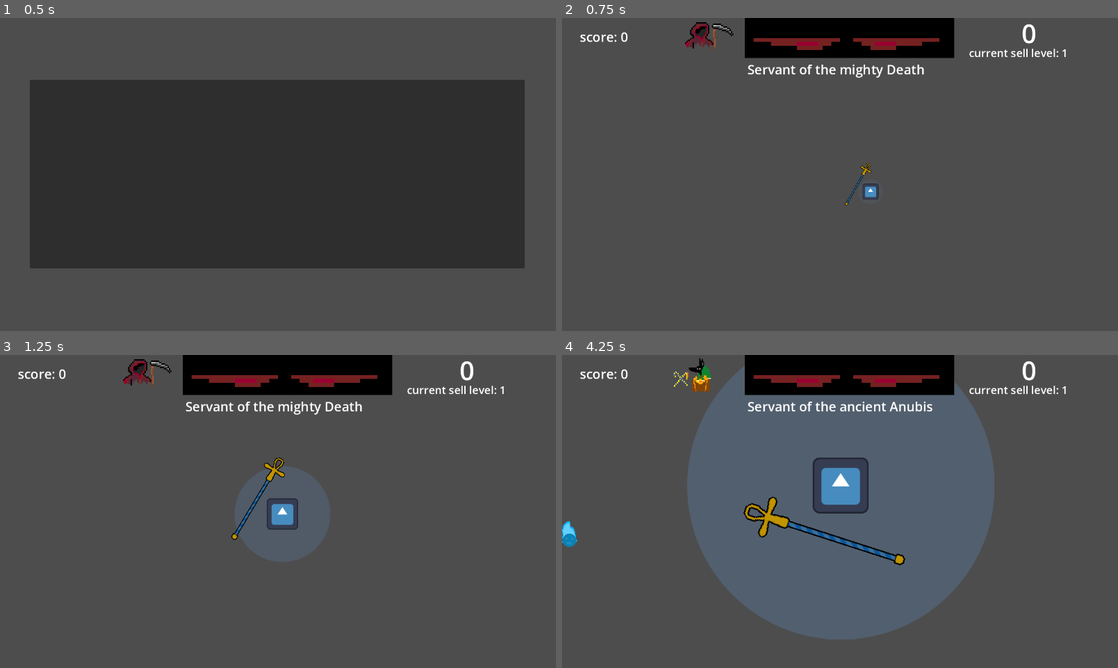
Above: before the commit, frames 1-4 (two rows, left to right).
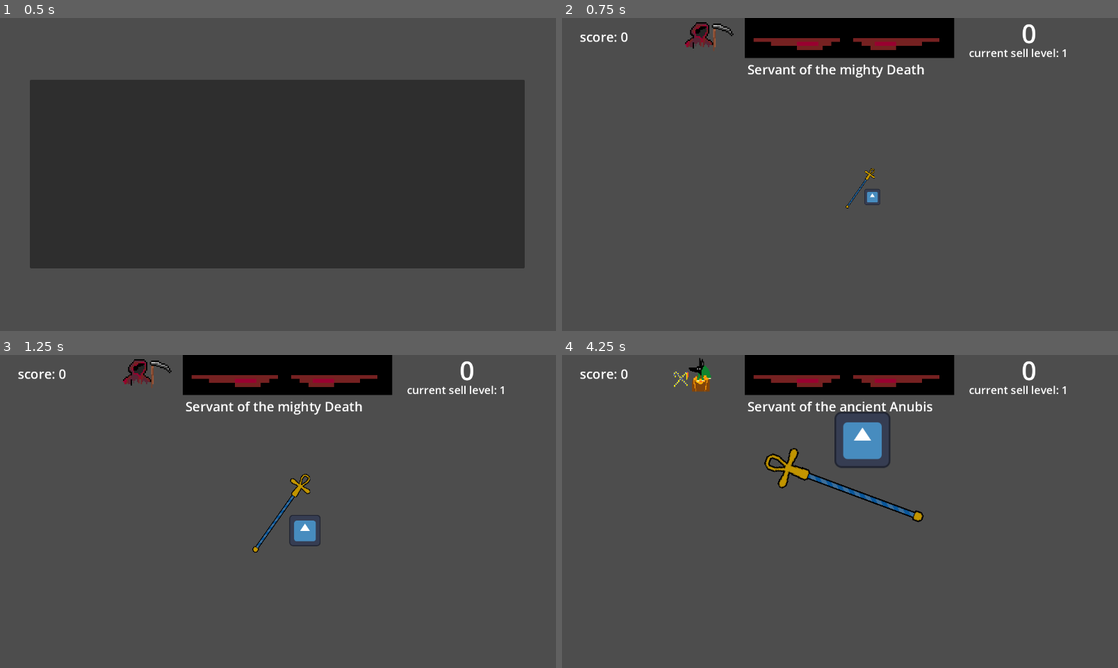
Above: after the commit, the same moments.

Repository: dkristia/Soul-Harvester
Game: Godot game, scene res://Scenes/StartManu/Menu.tscn
The game is run twice, just before and just after one commit, with the same random seed, the same clock (stepped at 60 frames per second) and the same inputs. The engine's default icon, where the game draws it, is replaced by a stand-in: a white triangle on a blue panel in a dark square.
Inputs (mouse positions are in pixels of both pictures, inside the frame that each line leads up to):
- Up to frame 1 (0.5 s): no input
- Up to frame 2 (0.75 s): click (840, 174) at 0.5 s
- Up to frame 3 (1.25 s): no input
- Up to frame 4 (4.25 s): tap Enter (ui_accept) at 1.25, 1.52, 1.82, 2.27, 2.3, 2.57, 2.85, 3.77, 4.07 s; move the mouse to (962, 495) at 1.27 s; hold D (right) 1.28-2.03 s; hold R (sell) 1.28-2.03 s; tap 2 (Anubis) at 1.35, 3.05, 3.6 s; move the mouse to (728, 527) at 2.02 s; hold S (down) 2.03-2.78 s; tap R (sell) at 2.1, 3.8 s; move the mouse to (895, 442) at 2.77 s; hold D (right) 2.78-3.53 s; move the mouse to (812, 574) at 3.52 s; hold W (up) from 3.53 s (still down)

Frame 1 is identical in both runs. In frame 2, 0.3% of the frame differs, in the area x 50-58%, y 46-61%; in frame 3, 4.0%; in frame 4, 36%, in the area x 0-78%, y 3-91%.

Commit message:
add ability for anubis

Diff:
--- a/Objects/Player/PickupRadius.gd
+++ b/Objects/Player/PickupRadius.gd
@@ -3,22 +3,23 @@
 var mode = 1
 @onready var sprite = $Radius
 @onready var _radius = preload("res://Objects/Player/radius.tscn")
+@onready var global = $"/root/Global"
+
+@export var activated = false
 
 func _process(delta):
-	sprite.modulate.a += 0.1 * delta * mode * 4
-	sprite.scale += Vector2(0.2, 0.2) * delta * 4
+	if activated:
+		sprite.modulate.a += 0.4 * delta * mode
+		sprite.scale += Vector2(0.8, 0.8) * delta
 
-	if sprite.scale > Vector2(0.65, 0.65):
-		sprite.scale = Vector2(0.65, 0.65)
+		if sprite.scale > Vector2(0.325, 0.325):
+			sprite.scale = Vector2(0.325, 0.325)
 
-	if sprite.modulate.a >= 0.2:
-		mode = -1
-	elif sprite.modulate.a <= 0:
-		sprite.queue_free()
-		var newsprite = _radius.instantiate()
-		add_child(newsprite)
-		sprite = newsprite
-		mode = 1
-
-	if Input.is_action_just_pressed("ui_accept"):
-		scale += Vector2(0.1, 0.1)
+		if sprite.modulate.a >= 0.2:
+			mode = -1
+		elif sprite.modulate.a <= 0:
+			mode = 1
+			sprite.modulate.a = 0
+			sprite.scale = Vector2(0, 0)
+			global.ability_radius_multiplier = 1
+			activated = false
--- /dev/null
+++ b/Objects/Player/Staff.gd
@@ -0,0 +1,16 @@
+extends Node2D
+
+
+func _process(_delta):
+	look_at(get_global_mouse_position())
+
+	if rotation_degrees >= 270:
+		rotation_degrees -= 360
+	elif rotation_degrees <= -270:
+		rotation_degrees += 360
+
+
+	if 90 > rotation_degrees and rotation_degrees > -90:
+		scale.y = abs(scale.y)
+	else:
+		scale.y = -abs(scale.y)
--- a/Objects/Player/camera.gd
+++ b/Objects/Player/camera.gd
@@ -1,6 +1,8 @@
 extends Camera2D
 
 var starting = true
+
+var interpolate_val = 1
 
 func _ready():
 	zoom = Vector2(0.01, 0.01)
--- a/Objects/Player/player.gd
+++ b/Objects/Player/player.gd
@@ -1,7 +1,8 @@
 extends CharacterBody2D
 
-@export var speed = 20
 @onready var global = $"/root/Global"
+
+var default_radius = Vector2(1, 1)
 
 func _ready():
 	var spawnpos = get_viewport().get_visible_rect().size/2
@@ -11,25 +12,14 @@
 func _physics_process(delta):
 	var directions = get_directions()
 
-	$Staff.look_at(get_global_mouse_position())
+	$PickupRadius.scale = default_radius * global.radius
 
-	if $Staff.rotation_degrees >= 270:
-		$Staff.rotation_degrees -= 360
-	elif $Staff.rotation_degrees <= -270:
-		$Staff.rotation_degrees += 360
+	if Input.is_action_just_pressed("main_ability"):
+		_anubis_main_ability() if global.AnubisMode else _death_main_ability()
 
-
-	if 90 > $Staff.rotation_degrees and $Staff.rotation_degrees > -90:
-		$Staff.scale.y = abs($Staff.scale.y)
-	else:
-		$Staff.scale.y = -abs($Staff.scale.y)
-
-	velocity = directions * speed * delta
+	velocity = directions * global.speed * delta
 
 	move_and_slide()
-
-
-
 
 func get_directions():
 	var directions = Vector2(
@@ -66,3 +56,11 @@
 		if global.souls == 5 * global.sLevel ** 2:
 			global.sLevel += 1
 		area.queue_free()
+
+func _anubis_main_ability():
+	if !$PickupRadius.activated:
+		global.ability_radius_multiplier = 10
+		$PickupRadius.activated = true
+
+func _death_main_ability():
+	print("DEATH")
--- a/Objects/Player/player.tscn
+++ b/Objects/Player/player.tscn
@@ -6,13 +6,11 @@
 [ext_resource type="PackedScene" uid="uid://dk18t2m2vlsbr" path="res://Objects/Player/radius.tscn" id="3_5jch1"]
 [ext_resource type="Script" path="res://Objects/Player/camera.gd" id="5_kan6u"]
 [ext_resource type="Texture2D" uid="uid://ddb3hpb72ns4w" path="res://Assets/staff.png" id="6_5c2id"]
+[ext_resource type="Script" path="res://Objects/Player/Staff.gd" id="6_5uqvr"]
 
 [sub_resource type="CircleShape2D" id="CircleShape2D_6qokj"]
 
 [sub_resource type="RectangleShape2D" id="RectangleShape2D_2eqvl"]
-
-[sub_resource type="CircleShape2D" id="CircleShape2D_dyyid"]
-radius = 83.1505
 
 [sub_resource type="SpriteFrames" id="SpriteFrames_id8y5"]
 animations = [{
@@ -25,37 +23,44 @@
 "speed": 5.0
 }]
 
+[sub_resource type="CircleShape2D" id="CircleShape2D_dyyid"]
+radius = 45.0444
+
 [node name="Player" type="CharacterBody2D"]
 motion_mode = 1
 script = ExtResource("1_jhjqj")
 
 [node name="PickupRadius" type="Area2D" parent="."]
+scale = Vector2(2, 2)
 script = ExtResource("2_k3vsl")
 
 [node name="Radius" parent="PickupRadius" instance=ExtResource("3_5jch1")]
 modulate = Color(1, 1, 1, 0)
+scale = Vector2(0.325, 0.325)
 
 [node name="Hitbox" type="CollisionShape2D" parent="PickupRadius"]
-scale = Vector2(20, 20)
+scale = Vector2(10, 10)
 shape = SubResource("CircleShape2D_6qokj")
 
 [node name="Hitbox" type="CollisionShape2D" parent="."]
 scale = Vector2(6.36, 6.36)
 shape = SubResource("RectangleShape2D_2eqvl")
 
+[node name="MainSprite" type="AnimatedSprite2D" parent="."]
+sprite_frames = SubResource("SpriteFrames_id8y5")
+
 [node name="InnerPickupRadius" type="Area2D" parent="."]
 
 [node name="CollisionShape2D" type="CollisionShape2D" parent="InnerPickupRadius"]
 shape = SubResource("CircleShape2D_dyyid")
 
-[node name="MainSprite" type="AnimatedSprite2D" parent="."]
-sprite_frames = SubResource("SpriteFrames_id8y5")
+[node name="Staff" type="Node2D" parent="."]
+script = ExtResource("6_5uqvr")
 
-[node name="Camera2D" type="Camera2D" parent="."]
+[node name="Camera2D" type="Camera2D" parent="Staff"]
+position = Vector2(120, 0)
 position_smoothing_enabled = true
 script = ExtResource("5_kan6u")
-
-[node name="Staff" type="Node2D" parent="."]
 
 [node name="Sprite2D" type="Sprite2D" parent="Staff"]
 texture_filter = 1
--- a/Objects/Player/radius.gd
+++ b/Objects/Player/radius.gd
@@ -4,4 +4,4 @@
 # Called when the node enters the scene tree for the first time.
 func _ready():
 	modulate.a = 0
-	scale = Vector2(0.2, 0.2)
+	scale = Vector2(0.0, 0.0)
--- a/Scenes/Anubis/Anubis.gd
+++ b/Scenes/Anubis/Anubis.gd
@@ -1,34 +1,36 @@
 extends Control
 
-@onready var goodbox = $CanvasLayer/HBoxContainer/Good
-@onready var badbox = $CanvasLayer/HBoxContainer/Bad
+@onready var stick = $CanvasLayer/stick
+@onready var holder1 = $CanvasLayer/stick/holder
+@onready var holder2 = $CanvasLayer/stick/holder2
 @onready var global = $"/root/Global"
 
+# Called every frame. 'delta' is the elapsed time since the previous frame.
+func _process(delta):
+	if global.bad > global.good and global.good != 0:
+		stick.rotation_degrees = 45 * global.bad/global.good - 45
+	elif global.good > global.bad and global.bad != 0:
+		stick.rotation_degrees = - 45 * global.good/global.bad + 45
+	if stick.rotation_degrees > 45:
+		stick.rotation_degrees = 45
+	elif stick.rotation_degrees < -45:
+		global.dead = true
+		stick.rotation_degrees = -45
 
-func _process(delta):
+	holder1.rotation = -stick.rotation
+	holder2.rotation = -stick.rotation
+
+
 	if Input.is_action_pressed("down"):
-		global.good -= 0.01
+		global.good -= 1
 	if Input.is_action_pressed("up"):
-		global.good += 0.01
+		global.good += 1
 
 	if Input.is_action_pressed("left"):
-		global.bad -= 0.01
+		global.bad -= 1
 	if Input.is_action_pressed("right"):
-		global.bad += 0.01
+		global.bad += 1
 
-	var good = global.good
-	var bad = global.bad
 
-	if good > bad:
-		var difference = good/bad * 100
-		goodbox.add_theme_constant_override("margin_bottom", difference)
-		badbox.add_theme_constant_override("margin_top", difference)
-	elif bad > good:
-		var difference = bad/good * 100
-		goodbox.add_theme_constant_override("margin_top", difference)
-		badbox.add_theme_constant_override("margin_bottom", difference)
-	else:
-		goodbox.add_theme_constant_override("margin_top", 0)
-		goodbox.add_theme_constant_override("margin_bottom", 0)
-		badbox.add_theme_constant_override("margin_top", 0)
-		badbox.add_theme_constant_override("margin_bottom", 0)
+	holder1.get_node("Label").text = str(snapped(global.good, 0.01))
+	holder2.get_node("Label").text = str(snapped(global.bad, pow(10, -3)))
--- a/Scenes/Anubis/Anubis.tscn
+++ b/Scenes/Anubis/Anubis.tscn
@@ -1,56 +1,57 @@
-[gd_scene load_steps=3 format=3 uid="uid://cli06l4nsl4m4"]
+[gd_scene load_steps=5 format=3 uid="uid://cnks7lsr6da2l"]
 
-[ext_resource type="Script" path="res://Scenes/Anubis/Anubis.gd" id="1_o6qfu"]
-[ext_resource type="Texture2D" uid="uid://bjh5nlvywuuhh" path="res://Assets/soul.png" id="1_u7faf"]
+[ext_resource type="Texture2D" uid="uid://cqktkmf522tjo" path="res://Assets/scale/holder.png" id="1_bkvgi"]
+[ext_resource type="Script" path="res://Scenes/Anubis/anubis.gd" id="1_ecpau"]
+[ext_resource type="Texture2D" uid="uid://l4a1rtrgy1ya" path="res://Assets/scale/handle.png" id="2_jgyjf"]
+[ext_resource type="Texture2D" uid="uid://mjtv0kbu78bq" path="res://Assets/scale/stick.png" id="3_ujnsl"]
 
-[node name="Anubis" type="Control"]
+[node name="anubis3" type="Control"]
 layout_mode = 3
 anchors_preset = 15
 anchor_right = 1.0
 anchor_bottom = 1.0
 grow_horizontal = 2
 grow_vertical = 2
-script = ExtResource("1_o6qfu")
+script = ExtResource("1_ecpau")
 
 [node name="CanvasLayer" type="CanvasLayer" parent="."]
 
-[node name="HBoxContainer" type="HBoxContainer" parent="CanvasLayer"]
-anchors_preset = 8
-anchor_left = 0.5
-anchor_top = 0.5
-anchor_right = 0.5
-anchor_bottom = 0.5
-offset_left = -102.0
-offset_top = -50.0
-offset_right = 102.0
-offset_bottom = 50.0
-grow_horizontal = 2
-grow_vertical = 2
+[node name="handle" type="Sprite2D" parent="CanvasLayer"]
+texture_filter = 1
+position = Vector2(640, 400)
+scale = Vector2(7, 7)
+texture = ExtResource("2_jgyjf")
 
-[node name="Good" type="MarginContainer" parent="CanvasLayer/HBoxContainer"]
-layout_mode = 2
-theme_override_constants/margin_top = 0
-theme_override_constants/margin_right = 100
-theme_override_constants/margin_bottom = 0
+[node name="stick" type="Sprite2D" parent="CanvasLayer"]
+texture_filter = 1
+position = Vector2(640, 260)
+scale = Vector2(7, 7)
+texture = ExtResource("3_ujnsl")
 
-[node name="ColorRect" type="ColorRect" parent="CanvasLayer/HBoxContainer/Good"]
-layout_mode = 2
-color = Color(0, 0.898039, 0.0117647, 1)
+[node name="holder" type="Sprite2D" parent="CanvasLayer/stick"]
+texture_filter = 1
+position = Vector2(-20, 0)
+texture = ExtResource("1_bkvgi")
+offset = Vector2(0, 13)
 
-[node name="TextureRect" type="TextureRect" parent="CanvasLayer/HBoxContainer/Good"]
-layout_mode = 2
-texture = ExtResource("1_u7faf")
+[node name="Label" type="Label" parent="CanvasLayer/stick/holder"]
+offset_left = -19.5714
+offset_top = -11.4286
+offset_right = 20.4286
+offset_bottom = 11.5714
 
-[node name="Bad" type="MarginContainer" parent="CanvasLayer/HBoxContainer"]
-layout_mode = 2
-theme_override_constants/margin_left = 100
-theme_override_constants/margin_top = 0
-theme_override_constants/margin_bottom = 0
+[node name="holder2" type="Sprite2D" parent="CanvasLayer/stick"]
+texture_filter = 1
+position = Vector2(20, 0)
+texture = ExtResource("1_bkvgi")
+offset = Vector2(0, 13)
 
-[node name="ColorRect" type="ColorRect" parent="CanvasLayer/HBoxContainer/Bad"]
-layout_mode = 2
-color = Color(1, 0.188235, 0.0117647, 1)
+[node name="Label" type="Label" parent="CanvasLayer/stick/holder2"]
+offset_left = -19.5714
+offset_top = -11.4286
+offset_right = 20.4286
+offset_bottom = 11.5714
 
-[node name="TextureRect" type="TextureRect" parent="CanvasLayer/HBoxContainer/Bad"]
-layout_mode = 2
-texture = ExtResource("1_u7faf")
+[node name="VBoxContainer" type="VBoxContainer" parent="CanvasLayer"]
+offset_right = 40.0
+offset_bottom = 40.0
--- a/Scenes/Anubis/Good.gd
+++ /dev/null
@@ -1,11 +0,0 @@
-extends RigidBody2D
-
-
-# Called when the node enters the scene tree for the first time.
-func _ready():
-	pass # Replace with function body.
-
-
-# Called every frame. 'delta' is the elapsed time since the previous frame.
-func _process(delta):
-	pass
--- a/Scenes/Anubis/anubis2.gd
+++ /dev/null
@@ -1,12 +0,0 @@
-extends Node2D
-
-
-
-func _process(delta):
-	if Input.is_action_just_pressed("up"):
-		$Good.mass += 0.1
-		$Good.position.y += 0.01
-
-	if Input.is_action_just_pressed("down"):
-		$Bad.mass += 0.1
-		$Bad.position.y += 0.01
--- a/Scenes/Anubis/anubis2.tscn
+++ /dev/null
@@ -1,108 +0,0 @@
-[gd_scene load_steps=7 format=3 uid="uid://b1fxom4ab1fd3"]
-
-[ext_resource type="Script" path="res://Scenes/Anubis/anubis2.gd" id="1_2l6qc"]
-[ext_resource type="Texture2D" uid="uid://t7n25g7bmk2k" path="res://icon.svg" id="1_cwhth"]
-[ext_resource type="Script" path="res://Scenes/Anubis/Good.gd" id="2_d8od8"]
-
-[sub_resource type="RectangleShape2D" id="RectangleShape2D_485iq"]
-size = Vector2(77.8571, 20)
-
-[sub_resource type="RectangleShape2D" id="RectangleShape2D_c2quw"]
-size = Vector2(623.375, 17.75)
-
-[sub_resource type="CircleShape2D" id="CircleShape2D_civet"]
-
-[node name="Node2D" type="Node2D"]
-script = ExtResource("1_2l6qc")
-
-[node name="Good" type="RigidBody2D" parent="."]
-position = Vector2(390, 450)
-collision_layer = 2
-collision_mask = 2
-mass = 1.2
-lock_rotation = true
-freeze_mode = 1
-script = ExtResource("2_d8od8")
-
-[node name="CollisionShape2D" type="CollisionShape2D" parent="Good"]
-scale = Vector2(0.960001, 3.64)
-shape = SubResource("RectangleShape2D_485iq")
-
-[node name="Sprite2D" type="Sprite2D" parent="Good"]
-scale = Vector2(0.56, 0.56)
-texture = ExtResource("1_cwhth")
-
-[node name="PinJoint2D2" type="PinJoint2D" parent="."]
-position = Vector2(390, 260)
-node_a = NodePath("../Stick4")
-node_b = NodePath("../Stick")
-
-[node name="Bad" type="RigidBody2D" parent="."]
-position = Vector2(990, 450)
-collision_layer = 2
-collision_mask = 2
-lock_rotation = true
-
-[node name="CollisionShape2D" type="CollisionShape2D" parent="Bad"]
-scale = Vector2(0.960002, 3.64)
-shape = SubResource("RectangleShape2D_485iq")
-
-[node name="Sprite2D" type="Sprite2D" parent="Bad"]
-scale = Vector2(0.56, 0.56)
-texture = ExtResource("1_cwhth")
-
-[node name="PinJoint2D3" type="PinJoint2D" parent="."]
-position = Vector2(990, 260)
-node_a = NodePath("../Stick3")
-node_b = NodePath("../Stick")
-
-[node name="Stick" type="RigidBody2D" parent="."]
-position = Vector2(690, 260)
-
-[node name="CollisionShape2D" type="CollisionShape2D" parent="Stick"]
-shape = SubResource("RectangleShape2D_c2quw")
-
-[node name="Sprite2D" type="Sprite2D" parent="Stick"]
-scale = Vector2(4.87689, 0.16348)
-texture = ExtResource("1_cwhth")
-
-[node name="StaticBody2D" type="StaticBody2D" parent="."]
-position = Vector2(690, 260)
-collision_layer = 8
-collision_mask = 8
-
-[node name="CollisionShape2D" type="CollisionShape2D" parent="StaticBody2D"]
-shape = SubResource("CircleShape2D_civet")
-
-[node name="PinJoint2D" type="PinJoint2D" parent="."]
-position = Vector2(690, 260)
-node_a = NodePath("../Stick")
-node_b = NodePath("../StaticBody2D")
-
-[node name="Stick3" type="RigidBody2D" parent="."]
-position = Vector2(990, 500)
-collision_layer = 2
-collision_mask = 2
-lock_rotation = true
-
-[node name="CollisionShape2D" type="CollisionShape2D" parent="Stick3"]
-scale = Vector2(0.32, 1)
-shape = SubResource("RectangleShape2D_c2quw")
-
-[node name="Sprite2D" type="Sprite2D" parent="Stick3"]
-scale = Vector2(1.55688, 0.16348)
-texture = ExtResource("1_cwhth")
-
-[node name="Stick4" type="RigidBody2D" parent="."]
-position = Vector2(390, 500)
-collision_layer = 2
-collision_mask = 2
-lock_rotation = true
-
-[node name="CollisionShape2D" type="CollisionShape2D" parent="Stick4"]
-scale = Vector2(0.32, 1)
-shape = SubResource("RectangleShape2D_c2quw")
-
-[node name="Sprite2D" type="Sprite2D" parent="Stick4"]
-scale = Vector2(1.55688, 0.16348)
-texture = ExtResource("1_cwhth")
--- a/Scenes/GUI/GUI.gd
+++ b/Scenes/GUI/GUI.gd
@@ -8,7 +8,7 @@
 @onready var AnubisPixelart = $"CanvasLayer/TextureRect"
 @onready var DeathPixelart = $"CanvasLayer/MarginContainer7/TextureRect2"
 
-func _process(delta):
+func _process(_delta):
 	soulLabel.text = str(global.souls)
 	scoreLabel.text = "score: " + str(global.score)
 	sellLevel.text = "current sell level: " + str(global.sLevel)
--- a/Scenes/Game/game.gd
+++ b/Scenes/Game/game.gd
@@ -1,25 +1,25 @@
 extends Node2D
 
-
-# Called when the node enters the scene tree for the first time.
 var timer
 @onready var animationPlayed = false
 @onready var _soul = preload("res://Objects/Soul/soul.tscn")
 @onready var global = $"/root/Global"
 @onready var _animated_sprite = $GUI/CanvasLayer/ColorRect/AnimatedSprite2D
+
 # Called every frame. 'delta' is the elapsed time since the previous frame.
-func _process(delta):
-	print(global.bad)
+func _process(_delta):
 	if Input.is_action_just_pressed("Anubis"):
 		global.AnubisMode = !global.AnubisMode
 		global.souls = 0
 		global.sLevel = 1
 
-	if Input.is_action_pressed("sell"):
+	if Input.is_action_just_pressed("sell"):
 		if !global.AnubisMode:
+			print("death")
 			global.score += global.souls * global.sLevel * 2
 			global.bad += global.souls * global.sLevel
 		else:
+			print("good")
 			global.good += global.souls * global.sLevel
 			global.score += global.souls * global.sLevel
 		global.souls = 0
--- a/Scenes/StartManu/Menu.gd
+++ b/Scenes/StartManu/Menu.gd
@@ -1,12 +1,4 @@
 extends Node2D
-
-# Called when the node enters the scene tree for the first time.
-func _ready():
-	pass # Replace with function body.
-
-# Called every frame. 'delta' is the elapsed time since the previous frame.
-func _process(delta):
-	pass
 
 func _on_play_pressed():
 	get_tree().change_scene_to_file("res://Scenes/Game/game.tscn")
--- a/anubis_3.gd
+++ /dev/null
@@ -1,35 +0,0 @@
-extends Control
-
-@onready var stick = $CanvasLayer/stick
-@onready var holder1 = $CanvasLayer/stick/holder
-@onready var holder2 = $CanvasLayer/stick/holder2
-@onready var global = $"/root/Global"
-
-# Called every frame. 'delta' is the elapsed time since the previous frame.
-func _process(delta):
-	if global.bad > global.good and global.good != 0:
-		stick.rotation_degrees = 45 * global.bad/global.good - 45
-	elif global.good > global.bad and global.bad != 0:
-		stick.rotation_degrees = - 45 * global.good/global.bad + 45
-	if stick.rotation_degrees > 45:
-		stick.rotation_degrees = 45
-	elif stick.rotation_degrees < -45:
-		global.dead = true
-		stick.rotation_degrees = -45
-
-	holder1.rotation = -stick.rotation
-	holder2.rotation = -stick.rotation
-
-
-	if Input.is_action_pressed("down"):
-		global.good -= 1
-	if Input.is_action_pressed("up"):
-		global.good += 1
-
-	if Input.is_action_pressed("left"):
-		global.bad -= 1
-	if Input.is_action_pressed("right"):
-		global.bad += 1
-
-	holder1.get_node("Label").text = str(snapped(global.good, 0.01))
-	holder2.get_node("Label").text = str(snapped(global.bad, pow(10, -3)))
--- a/anubis_3.tscn
+++ /dev/null
@@ -1,57 +0,0 @@
-[gd_scene load_steps=5 format=3 uid="uid://cnks7lsr6da2l"]
-
-[ext_resource type="Texture2D" uid="uid://cqktkmf522tjo" path="res://Assets/scale/holder.png" id="1_bkvgi"]
-[ext_resource type="Script" path="res://anubis_3.gd" id="1_ecpau"]
-[ext_resource type="Texture2D" uid="uid://l4a1rtrgy1ya" path="res://Assets/scale/handle.png" id="2_jgyjf"]
-[ext_resource type="Texture2D" uid="uid://mjtv0kbu78bq" path="res://Assets/scale/stick.png" id="3_ujnsl"]
-
-[node name="anubis3" type="Control"]
-layout_mode = 3
-anchors_preset = 15
-anchor_right = 1.0
-anchor_bottom = 1.0
-grow_horizontal = 2
-grow_vertical = 2
-script = ExtResource("1_ecpau")
-
-[node name="CanvasLayer" type="CanvasLayer" parent="."]
-
-[node name="handle" type="Sprite2D" parent="CanvasLayer"]
-texture_filter = 1
-position = Vector2(640, 400)
-scale = Vector2(7, 7)
-texture = ExtResource("2_jgyjf")
-
-[node name="stick" type="Sprite2D" parent="CanvasLayer"]
-texture_filter = 1
-position = Vector2(640, 260)
-scale = Vector2(7, 7)
-texture = ExtResource("3_ujnsl")
-
-[node name="holder" type="Sprite2D" parent="CanvasLayer/stick"]
-texture_filter = 1
-position = Vector2(-20, 0)
-texture = ExtResource("1_bkvgi")
-offset = Vector2(0, 13)
-
-[node name="Label" type="Label" parent="CanvasLayer/stick/holder"]
-offset_left = -19.5714
-offset_top = -11.4286
-offset_right = 20.4286
-offset_bottom = 11.5714
-
-[node name="holder2" type="Sprite2D" parent="CanvasLayer/stick"]
-texture_filter = 1
-position = Vector2(20, 0)
-texture = ExtResource("1_bkvgi")
-offset = Vector2(0, 13)
-
-[node name="Label" type="Label" parent="CanvasLayer/stick/holder2"]
-offset_left = -19.5714
-offset_top = -11.4286
-offset_right = 20.4286
-offset_bottom = 11.5714
-
-[node name="VBoxContainer" type="VBoxContainer" parent="CanvasLayer"]
-offset_right = 40.0
-offset_bottom = 40.0
--- a/global.gd
+++ b/global.gd
@@ -9,9 +9,17 @@
 @export var score = 0
 @export var good = 100
 @export var bad = 100
+@export var radius_multiplier = 1
+@export var class_multiplier = 1
+@export var ability_radius_multiplier = 1
+@export var radius = 1
+@export var speed = 20
 
 
-func _process(delta):
+func _process(_delta):
+	speed = 20 if AnubisMode else 40
+	class_multiplier = 2 if AnubisMode else 1
+	radius = radius_multiplier * class_multiplier * ability_radius_multiplier
 	if bad < 0:
 		bad = 0
 	if good < 0:
Not shown: 1 places in Objects/Player/player.tscn that only renumber resources
